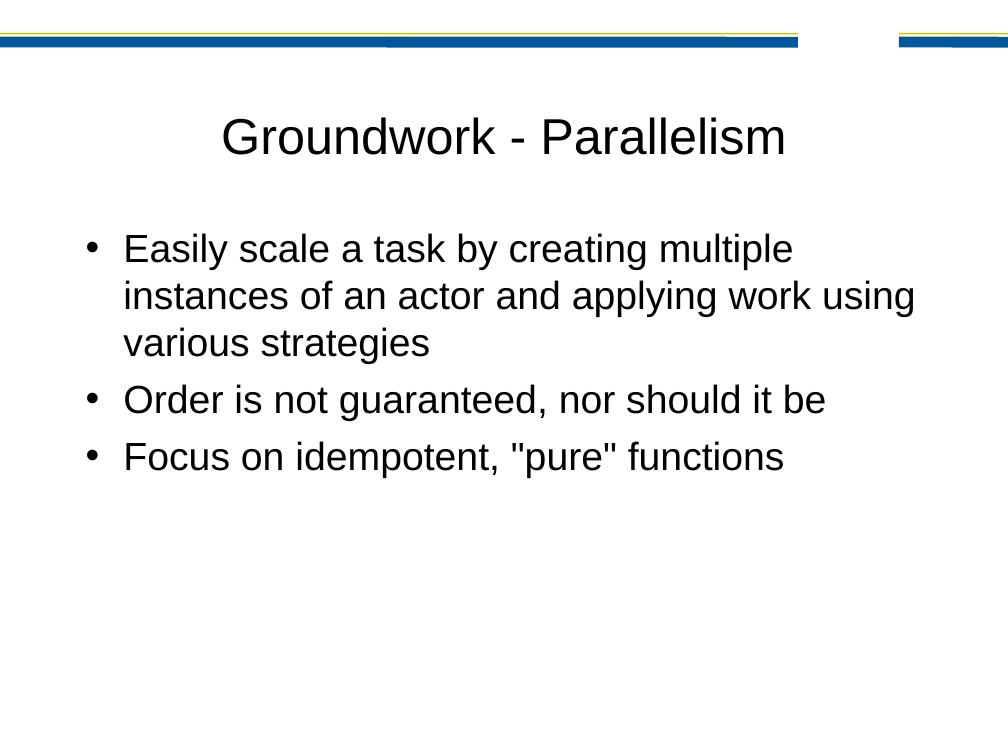
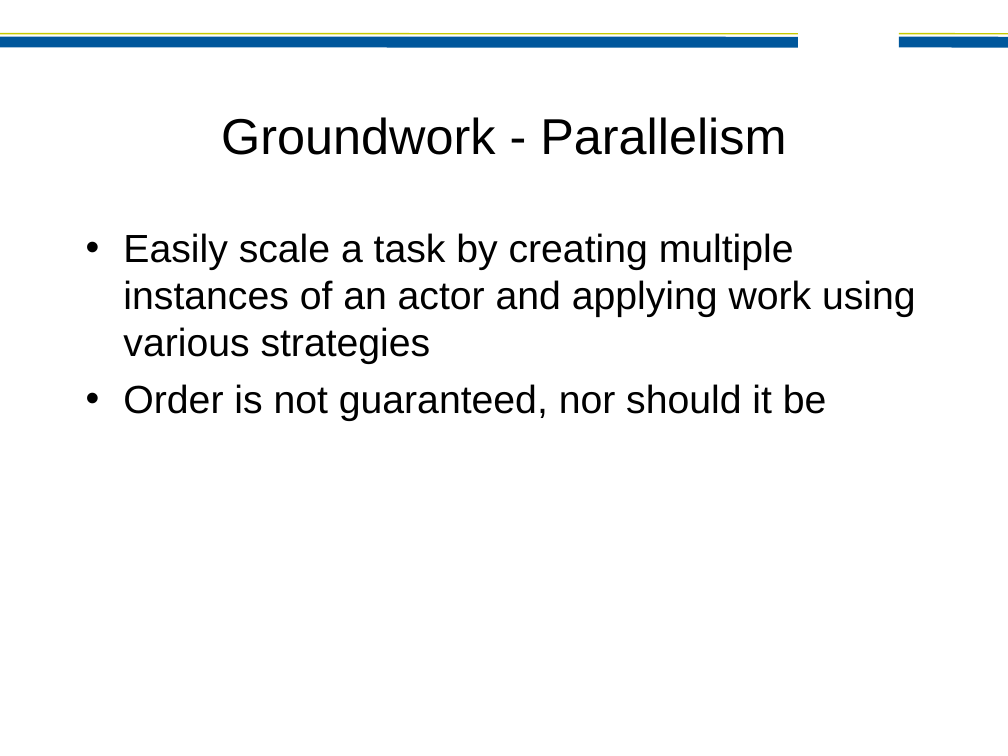
Before and after one commit to jamie-allen/effective_actors, a slide deck: slide 7 of preso/EffectiveActors-JaxConf2012.ppt. Drawn at 1008x756 pixels with LibreOffice and Linux fonts; fonts in the diff are those of the drawing; background and template pictures are left out. Boxes give left, top, right and bottom in pixels: in the first picture for what was removed or moved away, otherwise in the second. Text is boxed around its words. In the diff, an @@ line names an element or a change of style, - is before the commit and + after.

```diff
--- a/preso/EffectiveActors-JaxConf2012.ppt
+++ b/preso/EffectiveActors-JaxConf2012.ppt
@@ text at (123,441,785,478): paragraph removed @@
-• Focus on idempotent, "pure" functions
```
Also in this commit, not shown: 10 other slides changed, 5 slides added, 1 other file.
